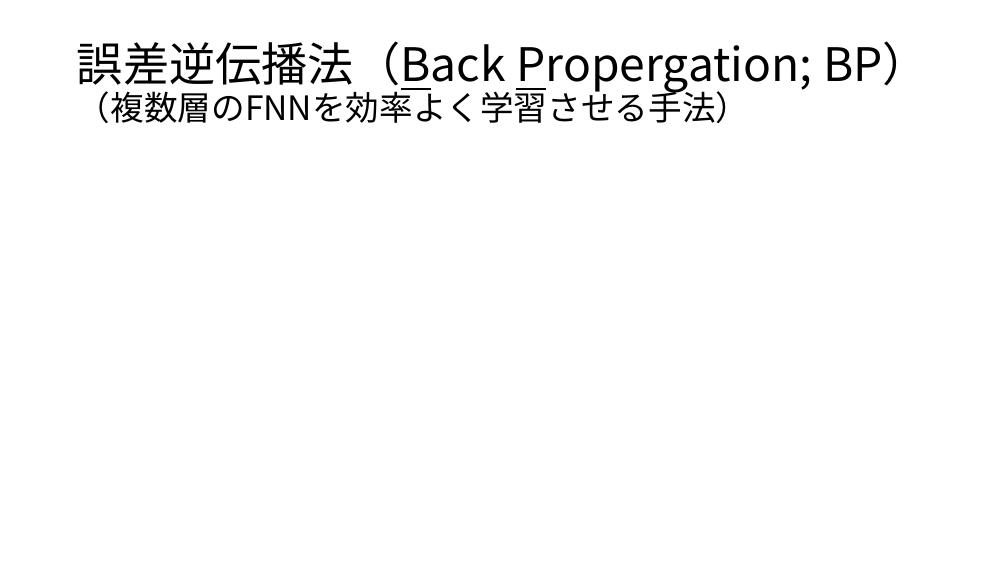
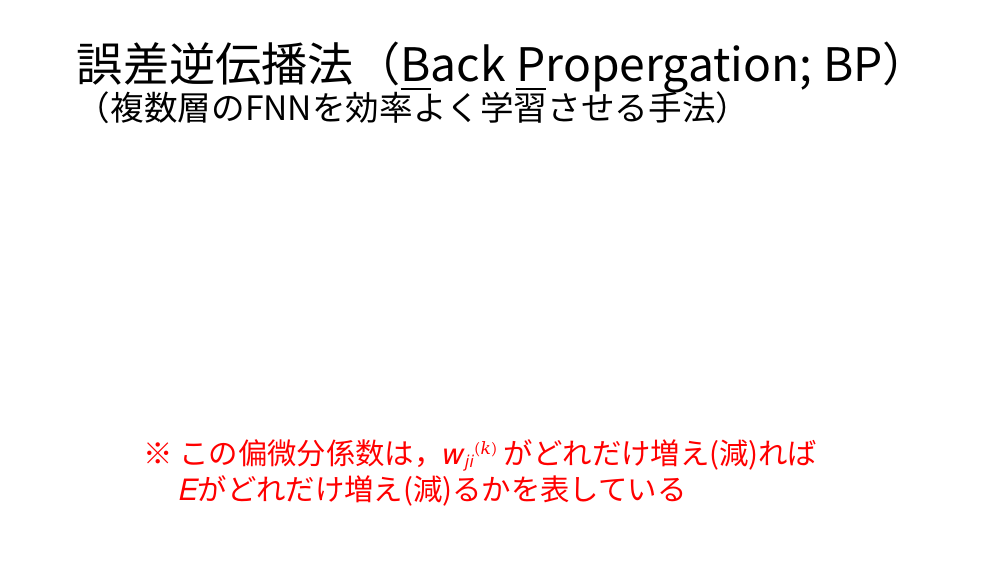
Before and after one commit to aliquisgg-hub/pages, a slide deck: slide 13 of Sc387/part10/FNN+BP.pptx (slide 12 before the commit). Drawn at 1008x567 pixels with LibreOffice and Linux fonts; fonts in the diff are those of the drawing; grey boxes stand for pictures. Boxes give left, top, right and bottom in pixels: in the first picture for what was removed or moved away, otherwise in the second. Text is boxed around its words. In the diff, an @@ line names an element or a change of style, - is before the commit and + after.

```diff
--- a/Sc387/part10/FNN+BP.pptx
+++ b/Sc387/part10/FNN+BP.pptx
@@ text added at bbox=[179, 439, 817, 506], 28 pt, text #FF0000 @@
+※ この偏微分係数は，𝑤𝑗𝑖(𝑘) がどれだけ増え(減)れば
+𝐸がどれだけ増え(減)るかを表している
```
Also in this commit, not shown: 11 other slides changed, 1 slide added, 3 other files.
